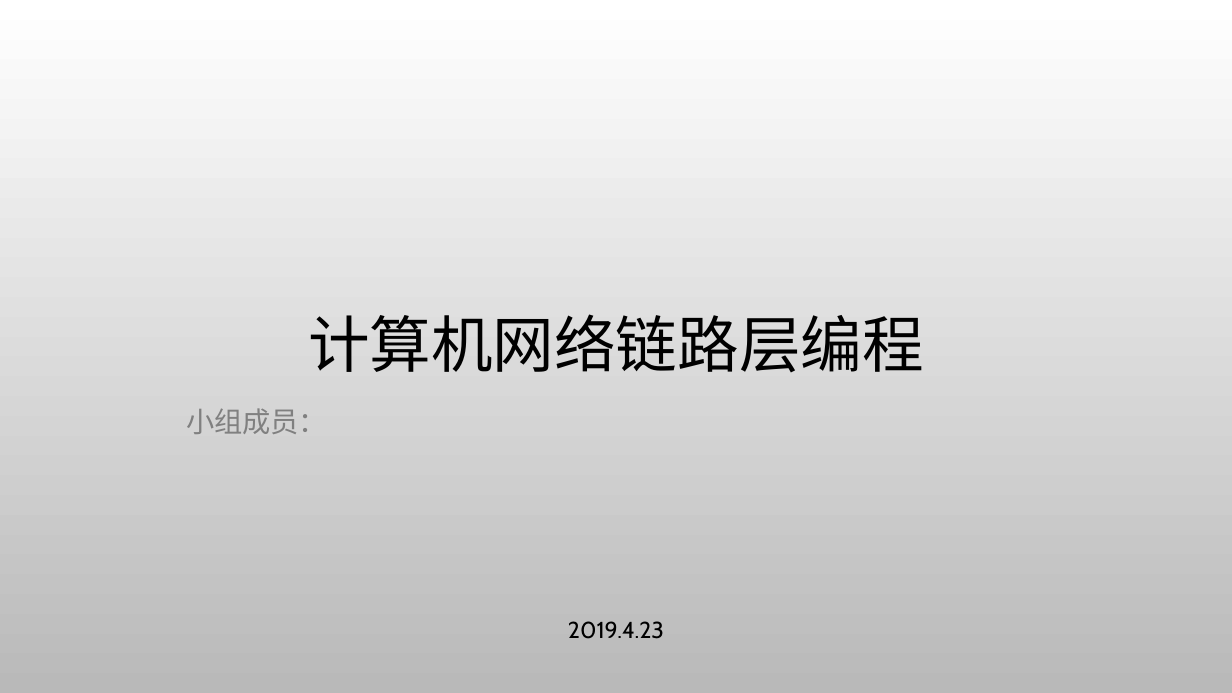
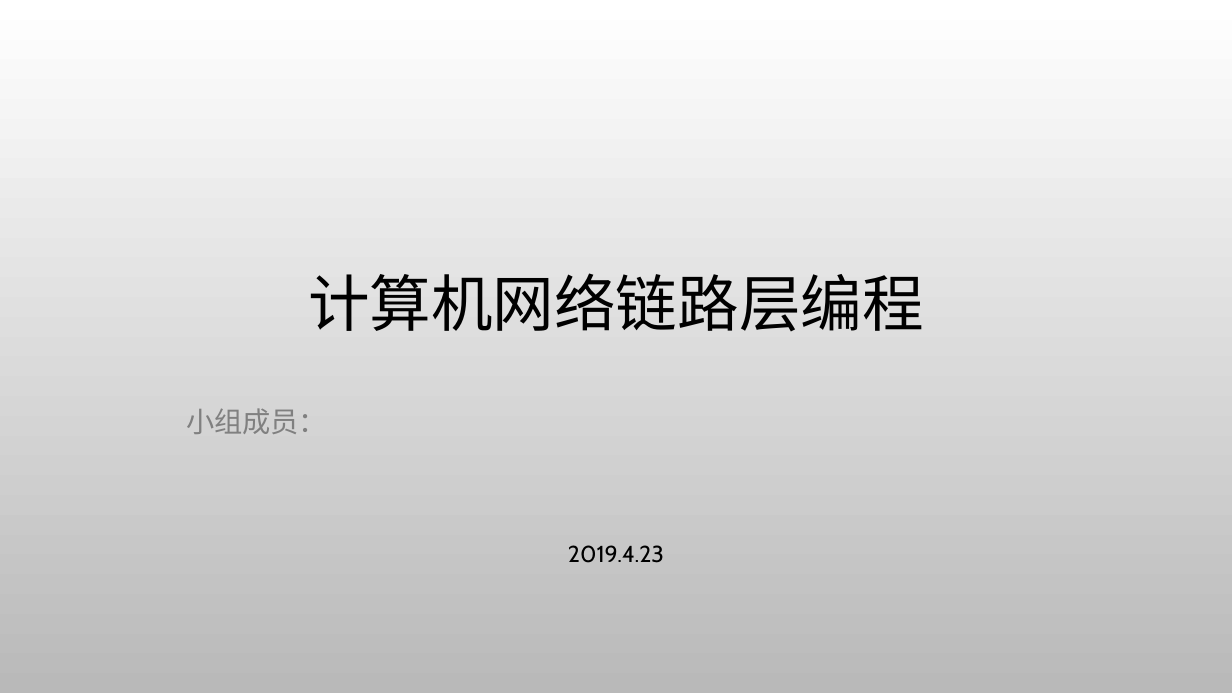
Before and after one commit to gcrth/computer_network, a slide deck: slide 1 of chapter3/ppt/ppt-chapter3.pptx. Drawn at 1232x693 pixels with LibreOffice and Linux fonts; fonts in the diff are those of the drawing; background and template pictures are left out. Boxes give left, top, right and bottom in pixels: in the first picture for what was removed or moved away, otherwise in the second. Text is boxed around its words. In the diff, an @@ line names an element or a change of style, - is before the commit and + after.

```diff
--- a/chapter3/ppt/ppt-chapter3.pptx
+++ b/chapter3/ppt/ppt-chapter3.pptx
@@ title "计算机网络链路层编程": place and size @@
-title "计算机网络链路层编程" at (308, 314, 924, 372)
+title "计算机网络链路层编程" at (308, 273, 924, 331)
@@ text "2019.4.23": place and size @@
-text "2019.4.23" at (568, 621, 664, 639)
+text "2019.4.23" at (568, 545, 664, 563)
```
Also in this commit, not shown: 1 other slide changed, 28 slides added, 2 slides removed.
